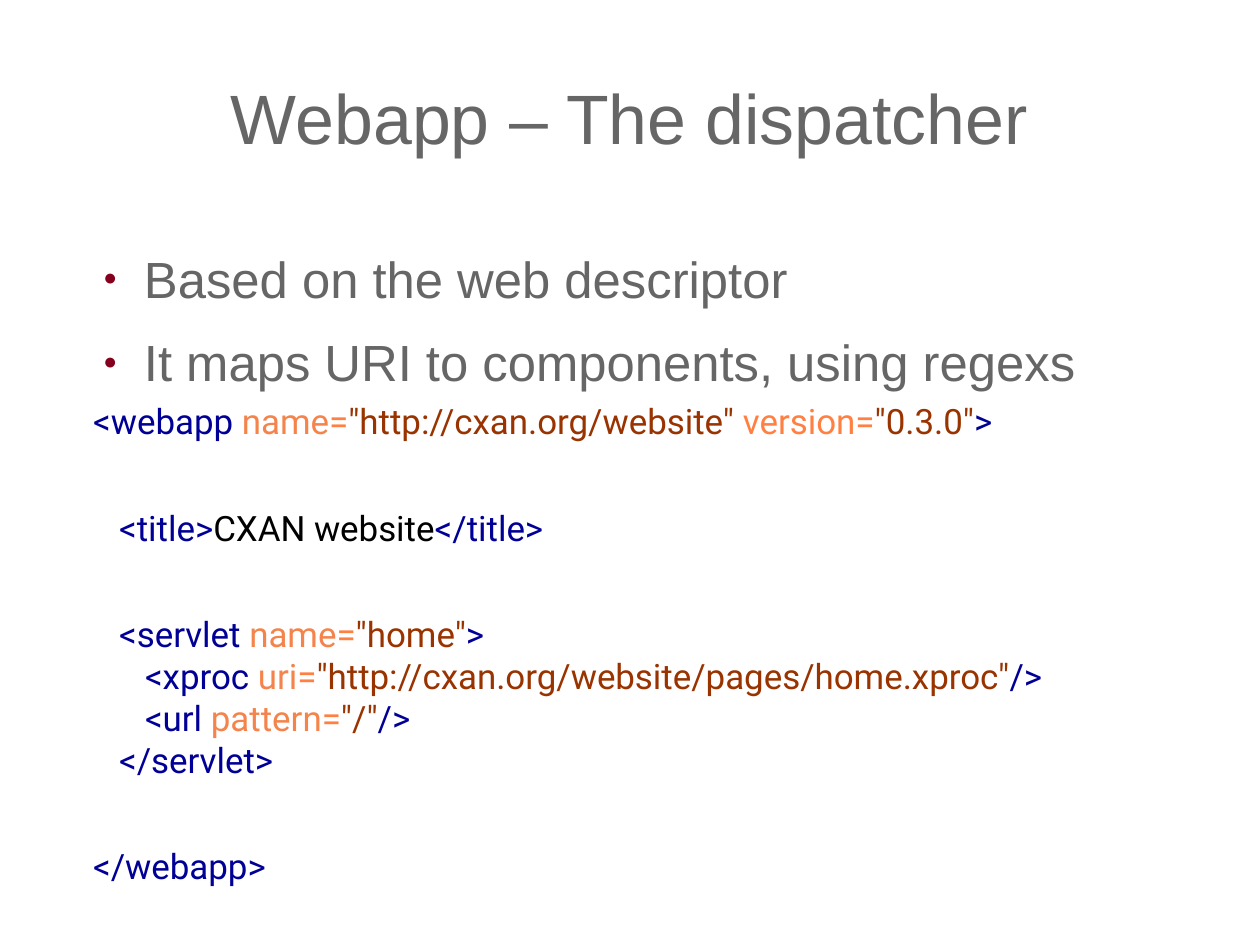
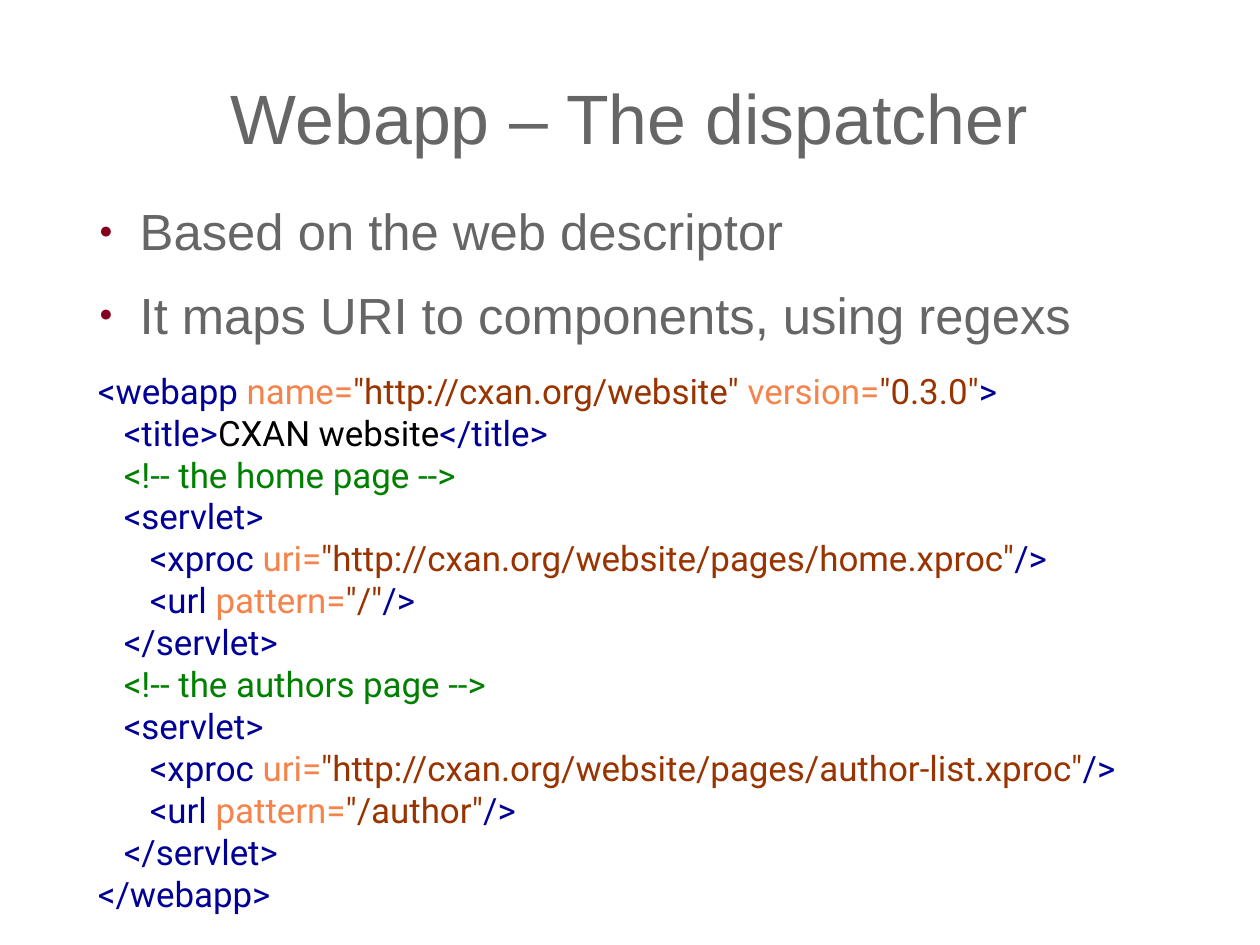
Before and after one commit to expath/expath-www, a slide deck: slide 13 of misc/2011-prague/presentation/fgeorges-servlex.odp. Drawn at 1260x945 pixels with LibreOffice and Linux fonts; fonts in the diff are those of the drawing; background and template pictures are left out. Boxes give left, top, right and bottom in pixels: in the first picture for what was removed or moved away, otherwise in the second. Text is boxed around its words. In the diff, an @@ line names an element or a change of style, - is before the commit and + after.

Commit message:
More work.

```diff
--- a/misc/2011-prague/presentation/fgeorges-servlex.odp
+++ b/misc/2011-prague/presentation/fgeorges-servlex.odp
@@ text "Based on the web descriptor": place and size @@
-text "Based on the web descriptor" at [144, 261, 1075, 392]
+text "Based on the web descriptor" at [140, 213, 1070, 344]
@@ text at [98, 377, 1116, 914]: text changed @@
-<webapp name="http://cxan.org/website" version="0.3.0">
-<title>CXAN website</title>
-<servlet name="home">
-<xproc uri="http://cxan.org/website/pages/home.xproc"/>
-<url pattern="/"/>
-</servlet>
-</webapp>
+<webapp name="http://cxan.org/website" version="0.3.0">
+<title>CXAN website</title>
+<!-- the home page -->
+<servlet>
+<xproc uri="http://cxan.org/website/pages/home.xproc"/>
+<url pattern="/"/>
+</servlet>
+<!-- the authors page -->
+<servlet>
+<xproc uri="http://cxan.org/website/pages/author-list.xproc"/>
+<url pattern="/author"/>
+</servlet>
+</webapp>
```
Also in this commit, not shown: 2 other slides changed, 1 slide added, 1 slide removed.
